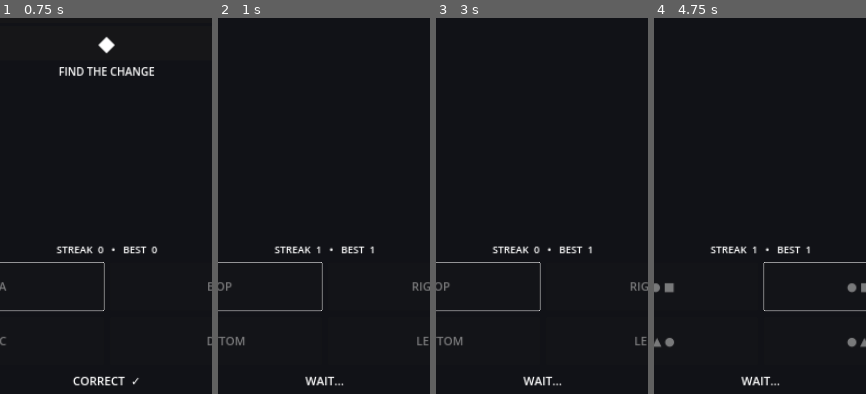
Above: before the commit, frames 1-4 (left to right).
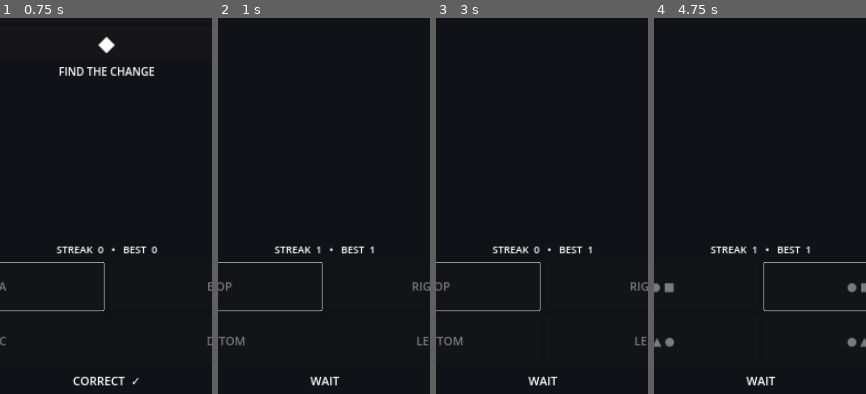
Above: after the commit, the same moments.

Repository: lukeniukrostyslav/rulebreak8
Game: Godot game, scene res://main.tscn
Two runs of this game, one before a commit and one after it. Both use one fixed random seed, a clock stepped at 60 frames per second and the inputs below.
Inputs:
- Up to frame 1 (0.75 s): click "A" at 0.5 s
- Up to frame 2 (1 s): no input
- Up to frame 3 (3 s): tap Enter at 1.25 s; click "TOP" at 2 s; tap Space at 2.75 s
- Up to frame 4 (4.75 s): tap Enter at 3.5 s; click "RIGHT" at 4.25 s
The pictures show only the part of the screen within x 25-75%, y 50-100%; the shares and areas given below are measured in that part.

Frame 1 is identical in both runs. In frame 2, 0.3% of the frame differs, in the area x 41-60%, y 95-98%; in frame 3, 0.3%; in frame 4, 0.3%.

Commit message:
Load imported translations at runtime and localize WAIT feedback

Diff:
--- a/scripts/game.gd
+++ b/scripts/game.gd
@@ -13,12 +13,24 @@
 var reaction_duration_ms := 0
 
 func _ready() -> void:
+    _load_generated_translations()
     _set_device_language()
     challenge_view.input_ready_changed.connect(_on_visual_input_ready)
     challenge_view.response_window_started.connect(_on_response_window_started)
     progression.load_state()
     _build_ui()
     _show_challenge()
+
+func _load_generated_translations() -> void:
+    var locale_dir := DirAccess.open("res://locale")
+    if locale_dir == null:
+        return
+    for file_name in locale_dir.get_files():
+        if not file_name.ends_with(".translation"):
+            continue
+        var translation := ResourceLoader.load("res://locale/" + file_name) as Translation
+        if translation:
+            TranslationServer.add_translation(translation)
 
 func _set_device_language() -> void:
     var language := OS.get_locale_language()
@@ -119,7 +131,7 @@
         if ready:
             feedback_label.text = ""
         else:
-            feedback_label.text = "WAIT..."
+            feedback_label.text = tr("WAIT")
     for b in buttons:
         b.disabled = not ready
 
